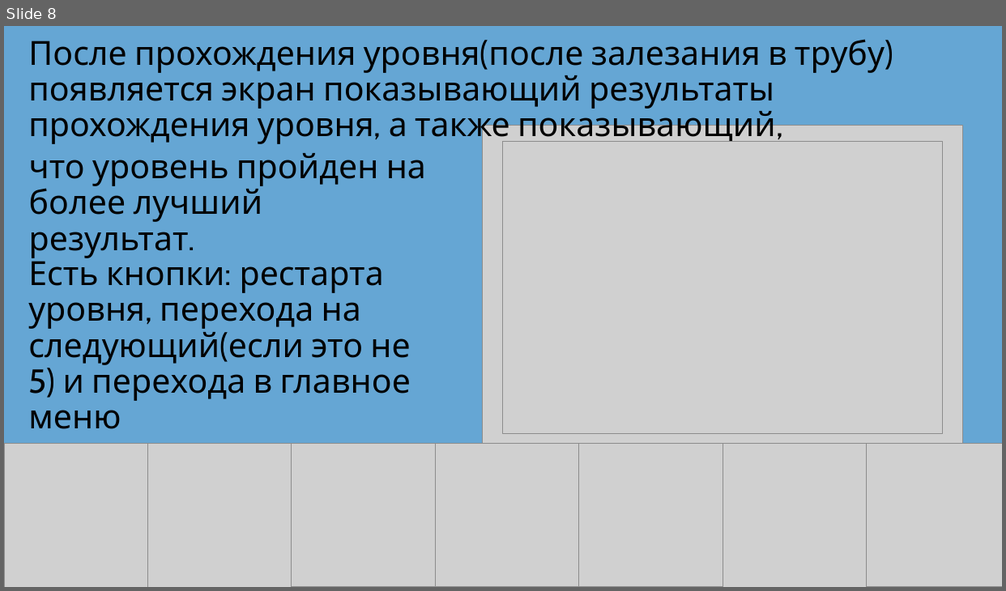
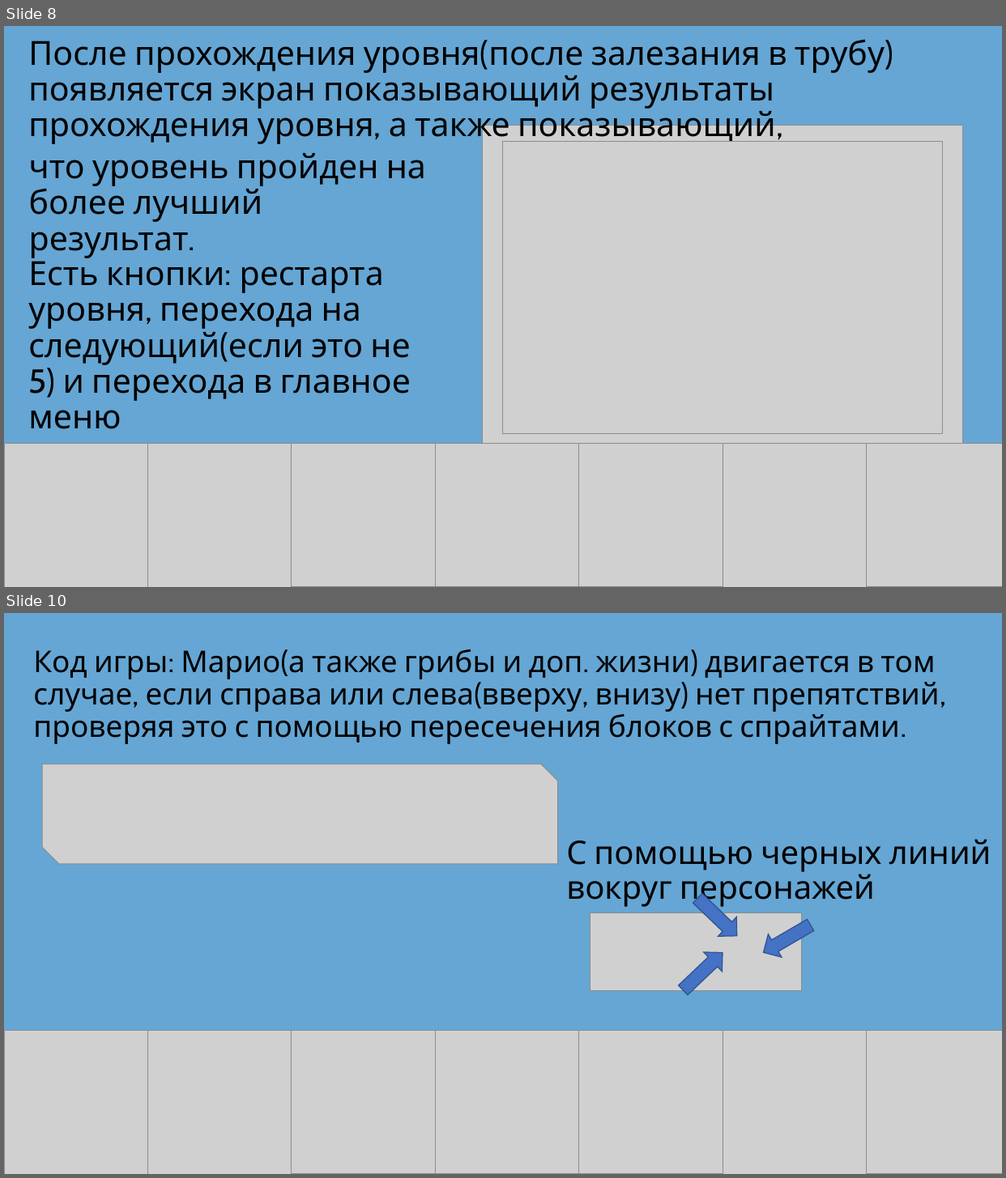
Before and after one commit to Soloveif3/Pygame_project, a slide deck: Проект Pygame.pptx. Shown one above the other, each under a label of ours: slide 8 before the commit, slides 8 and 10 after it; the slides between them are not shown. The pictures are 1006x591 and 1006x1178 pixels, drawn with LibreOffice and Linux fonts; fonts in the diff are those of the drawing; grey boxes stand for pictures; background and template pictures are left out. Boxes give left, top, right and bottom in pixels: in the first picture for what was removed or moved away, otherwise in the second. Text is boxed around its words. In the diff, an @@ line names an element or a change of style, - is before the commit and + after.

```diff
--- a/Проект Pygame.pptx
+++ b/Проект Pygame.pptx
@@ slide 10 added at (4,613,1002,1174), background #65A6D4 @@
@@ title added at (33,649,940,744), 28.8 pt, text #000000 @@
+Код игры: Марио(а также грибы и доп. жизни) двигается в том случае, если справа или слева(вверху, внизу) нет препятствий, проверяя это с помощью пересечения блоков с спрайтами.
@@ picture added at (42,764,558,864) @@
@@ text added at (566,839,991,909), 31.2 pt, text #000000 @@
+С помощью черных линий вокруг персонажей
@@ right arrow added at (688,889,746,946), fill #4472C4, outline #325491 1 pt @@
@@ picture added at (590,914,801,991) @@
@@ right arrow added at (757,914,818,965), fill #4472C4, outline #325491 1 pt @@
@@ right arrow added at (674,943,732,1000), fill #4472C4, outline #325491 1 pt @@
@@ picture added at (4,1031,147,1174) @@
@@ picture added at (147,1031,292,1174) @@
@@ picture added at (292,1031,435,1174) @@
@@ picture added at (435,1031,579,1174) @@
@@ picture added at (579,1031,722,1174) @@
@@ picture added at (722,1031,867,1174) @@
@@ picture added at (867,1031,1002,1174) @@
```
Also in this commit, not shown: 1 slide changed, 5 other slides added, 1 slide removed, 1 other file.
